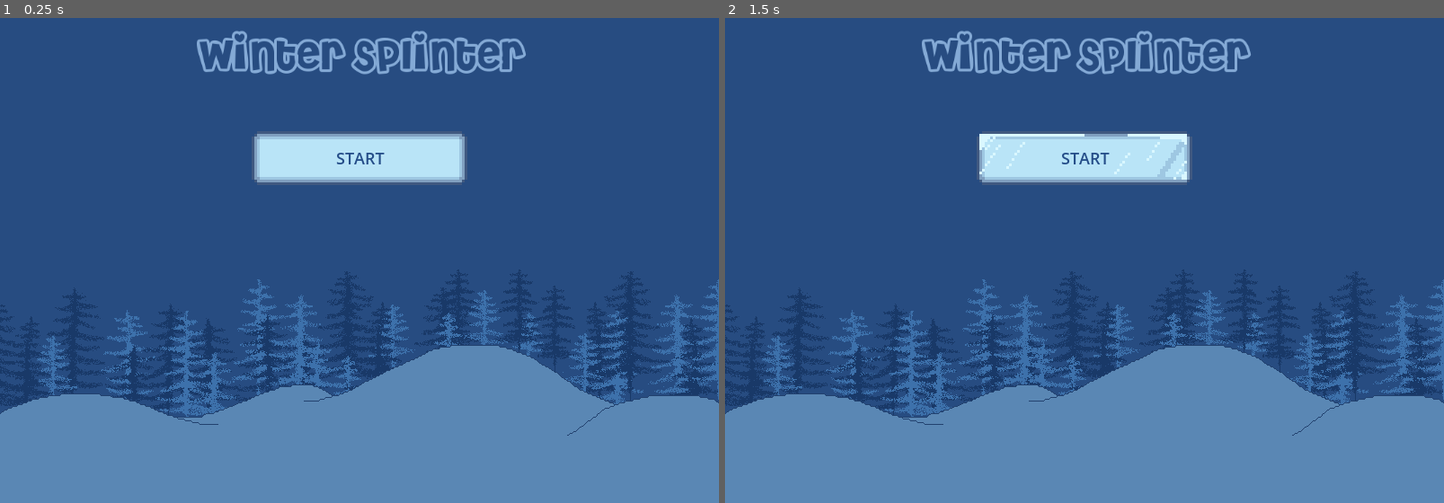
Above: before the commit, frames 1-2 (left to right).
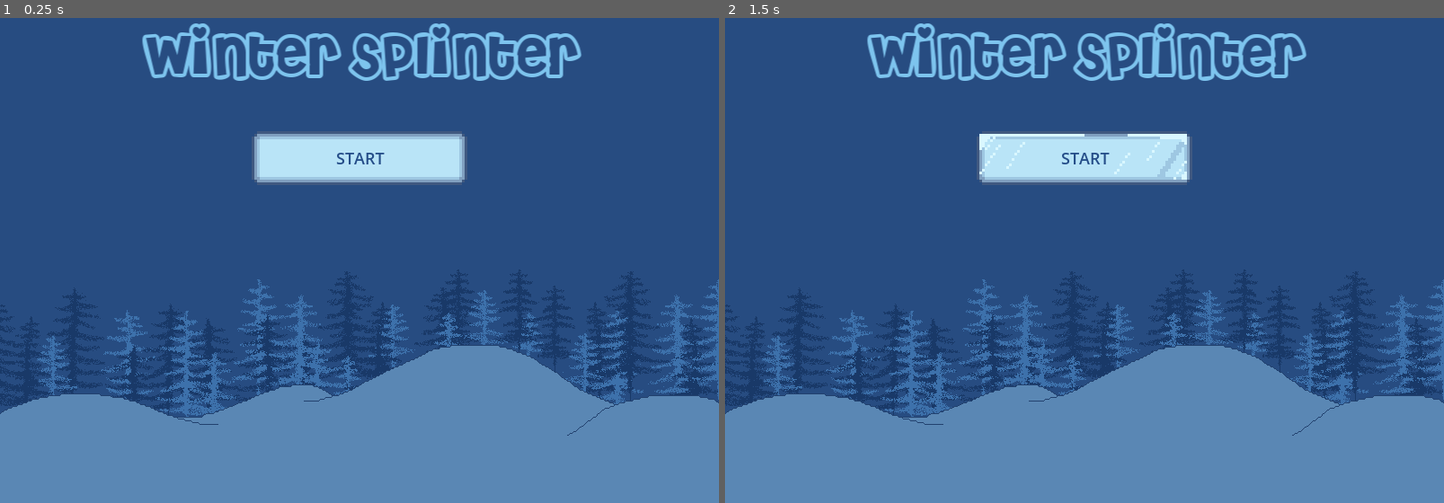
Above: after the commit, the same moments.

Repository: aysieelf/Snow-Break
Game: Godot game, scene res://levels/scenes/test_scene.tscn
Two runs of this game, one before a commit and one after it. Both use one fixed random seed, a clock stepped at 60 frames per second and the inputs below. This scene is started directly instead of the project's main scene.
Inputs:
- Up to frame 1 (0.25 s): no input
- Up to frame 2 (1.5 s): click "START" at 0.5 s; click "START" at 1.25 s

The runs differ from the first frame. In frame 1, 3.4% of the frame differs, in the area x 19-81%, y 1-13%; in frame 2, 3.4%.

Commit message:
add: base playing background

Diff:
--- a/snow-break/levels/scenes/test_scene.tscn
+++ b/snow-break/levels/scenes/test_scene.tscn
@@ -1,9 +1,10 @@
-[gd_scene load_steps=26 format=3 uid="uid://c8qt3wnucs6of"]
+[gd_scene load_steps=27 format=3 uid="uid://c8qt3wnucs6of"]
 
 [ext_resource type="Script" path="res://core/managers/window_scaler.gd" id="1_eghef"]
 [ext_resource type="Texture2D" uid="uid://b85f6aigf2wvr" path="res://assets/sprites/paddle/paddle-base.png" id="1_qgrv8"]
 [ext_resource type="Script" path="res://levels/scenes/paddle.gd" id="2_06m1c"]
 [ext_resource type="Texture2D" uid="uid://defqbxwpyle3b" path="res://assets/sprites/paddle/paddle-default-face.png" id="2_fdwar"]
+[ext_resource type="Texture2D" uid="uid://cmyu03818eyj0" path="res://assets/sprites/backgrounds/healthbar-icon.png" id="3_31pey"]
 [ext_resource type="Texture2D" uid="uid://ddtlfic4b8wi4" path="res://assets/sprites/paddle/paddle-levelup-face.png" id="3_wnomx"]
 [ext_resource type="Texture2D" uid="uid://cewqwextwlbpp" path="res://assets/sprites/paddle/paddle-powerup-face.png" id="4_6yp6x"]
 [ext_resource type="Script" path="res://levels/scenes/snowball.gd" id="7_5x2vv"]
@@ -32,7 +33,7 @@
 color_ramp = SubResource("GradientTexture1D_25xu2")
 
 [sub_resource type="Gradient" id="Gradient_kf3e0"]
-colors = PackedColorArray(0.85098, 0.968627, 1, 0, 1, 1, 1, 0.643137)
+colors = PackedColorArray(0.85098, 0.968627, 1, 0, 0.384314, 0.717647, 1, 0.858824)
 
 [sub_resource type="GradientTexture2D" id="GradientTexture2D_sndxa"]
 gradient = SubResource("Gradient_kf3e0")
@@ -69,38 +70,44 @@
 [node name="TestScene" type="Node2D"]
 script = ExtResource("1_eghef")
 
+[node name="Playing" type="Node2D" parent="."]
+
+[node name="Background" type="TextureRect" parent="Playing"]
+offset_right = 40.0
+offset_bottom = 40.0
+texture = ExtResource("16_bmdty")
+
+[node name="healthbar-icon" type="Sprite2D" parent="Playing"]
+position = Vector2(48, 32)
+texture = ExtResource("3_31pey")
+
 [node name="Paddle" type="Node2D" parent="."]
-visible = false
+position = Vector2(400, 570)
+scale = Vector2(0.75, 0.75)
 script = ExtResource("2_06m1c")
 
 [node name="Trail" type="GPUParticles2D" parent="Paddle"]
-position = Vector2(400, 301)
 amount = 50
 process_material = SubResource("ParticleProcessMaterial_5uhxo")
 texture = SubResource("GradientTexture2D_sndxa")
 fixed_fps = 60
 
 [node name="PaddleBase" type="Sprite2D" parent="Paddle"]
-position = Vector2(400, 300)
 texture = ExtResource("1_qgrv8")
 
 [node name="DefaultFace" type="Sprite2D" parent="Paddle"]
-position = Vector2(400, 300)
 texture = ExtResource("2_fdwar")
 
 [node name="LevelupFace" type="Sprite2D" parent="Paddle"]
 visible = false
-position = Vector2(400, 300)
 texture = ExtResource("3_wnomx")
 
 [node name="PowerupFace" type="Sprite2D" parent="Paddle"]
 visible = false
-position = Vector2(400, 300)
 texture = ExtResource("4_6yp6x")
 
 [node name="SpeedUpGlow" type="PointLight2D" parent="Paddle"]
 visible = false
-position = Vector2(400.5, 300)
 scale = Vector2(1.04167, 1.2)
 color = Color(0.282353, 0.388235, 0.333333, 1)
 energy = 2.84
@@ -110,7 +117,6 @@
 
 [node name="StrengthUpGlow" type="PointLight2D" parent="Paddle"]
 visible = false
-position = Vector2(400.5, 300)
 scale = Vector2(1.04167, 1.2)
 color = Color(0.364706, 0.309804, 0.431373, 1)
 energy = 2.94
@@ -119,7 +125,6 @@
 height = 128.0
 
 [node name="Snowball" type="Node2D" parent="."]
-visible = false
 script = ExtResource("7_5x2vv")
 
 [node name="SnowParticle1" type="GPUParticles2D" parent="Snowball"]
@@ -154,10 +159,9 @@
 texture = ExtResource("11_eqrah")
 
 [node name="Title" type="Sprite2D" parent="StartMenu"]
-modulate = Color(0.999999, 0.789147, 0.865265, 1)
+modulate = Color(0.950043, 0.909915, 0.962439, 1)
 light_mask = 3
 position = Vector2(400, 100)
-scale = Vector2(0.75, 0.75)
 texture = ExtResource("12_621q1")
 
 [node name="StartButton" type="TextureButton" parent="StartMenu"]
@@ -181,11 +185,3 @@
 horizontal_alignment = 1
 vertical_alignment = 1
 uppercase = true
-
-[node name="Node2D" type="Node2D" parent="."]
-visible = false
-
-[node name="TextureRect" type="TextureRect" parent="Node2D"]
-offset_right = 40.0
-offset_bottom = 40.0
-texture = ExtResource("16_bmdty")
